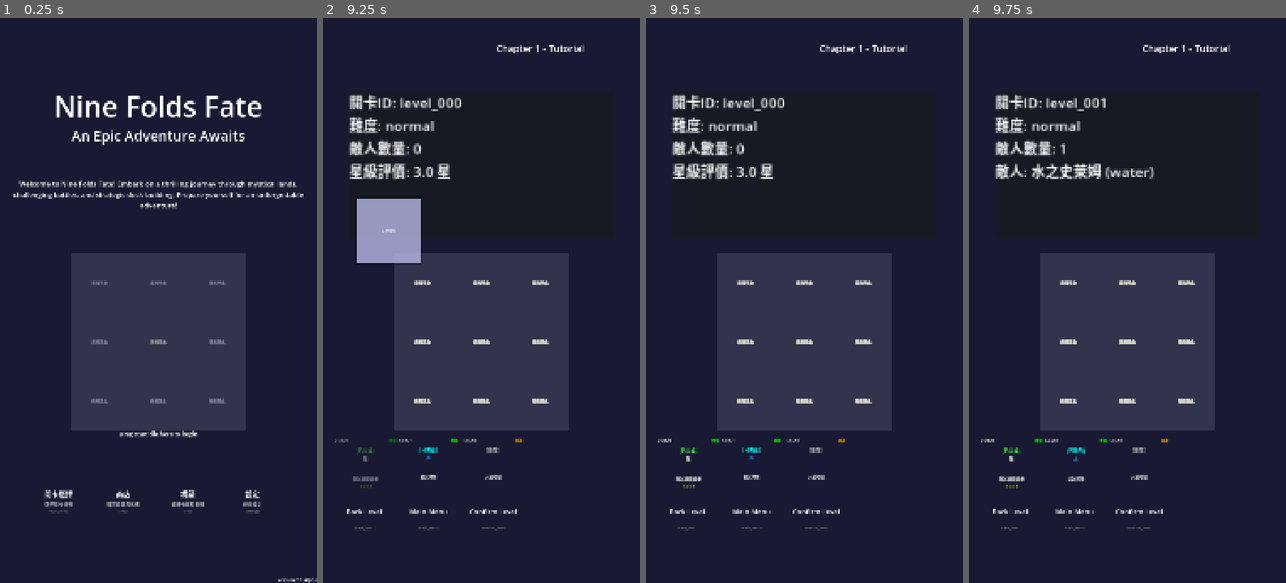
Above: before the commit, frames 1-4 (left to right).
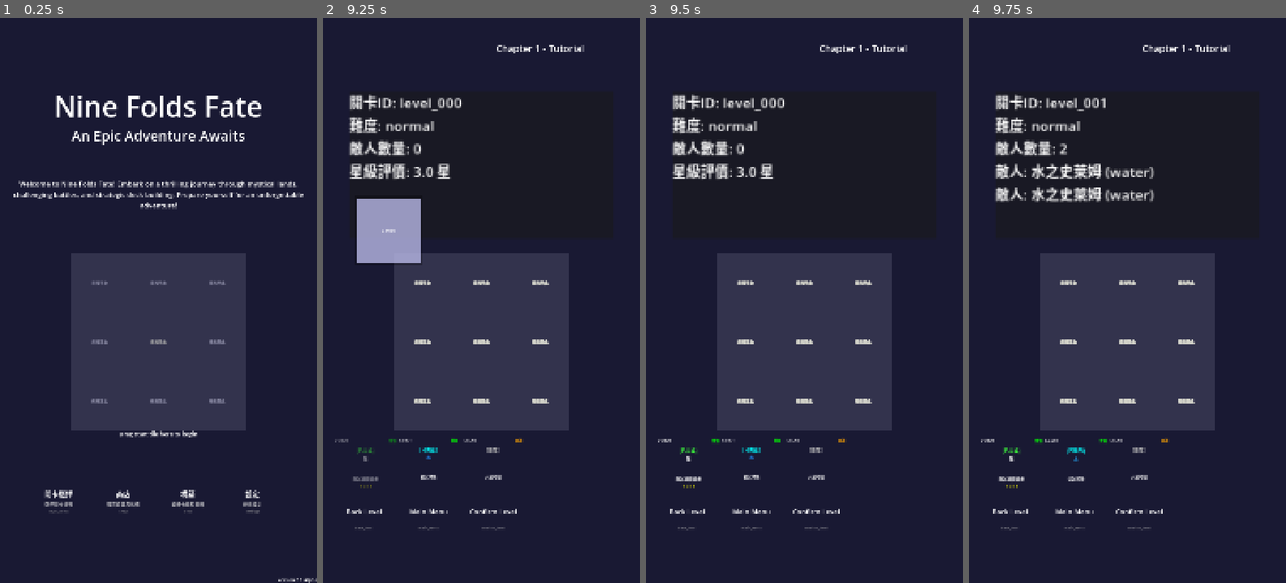
Above: after the commit, the same moments.

Repository: Chenredfish/Ninefold_Fate
Game: Godot game, scene res://main.tscn
Same seed, same stepped clock (60 frames per second), same inputs: the game is played once before the commit and once after it.
Inputs (mouse positions are in pixels of both pictures, inside the frame that each line leads up to):
- Up to frame 1 (0.25 s): no input
- Up to frame 2 (9.25 s): tap Enter (ui_accept) at 0.5, 2, 4.25, 5, 7.25 s; drag from (383, 520) to (513, 176) at 0.52 s; drag from (446, 520) to (465, 413) at 1.27 s; move the mouse to (510, 520) at 2.02 s; tap 2 at 2.1 s; click (510, 520) at 2.17 s; drag from (383, 520) to (386, 215) at 2.77 s; drag from (446, 520) to (497, 300) at 3.52 s; drag from (510, 520) to (433, 159) at 4.27 s; move the mouse to (383, 520) at 5.02 s; tap R at 5.1 s; click (383, 520) at 5.17 s; drag from (446, 520) to (418, 328) at 5.77 s; drag from (510, 520) to (513, 176) at 6.52 s; drag from (383, 520) to (465, 413) at 7.27 s; move the mouse to (446, 520) at 8.02 s; tap 1 at 8.1 s; click (446, 520) at 8.17 s; drag from (364, 464) to (386, 215) at 8.77 s
- Up to frame 3 (9.5 s): no input
- Up to frame 4 (9.75 s): drag from (1073, 464) to (1143, 300) at 9.52 s

Frames 1-3 are identical in both runs. In frame 4, 0.8% of the frame differs, in the area x 8-59%, y 22-33%.

Commit message:
現在會新增敵人，但是數值無法被覆蓋

Diff:
--- a/data/levels.json
+++ b/data/levels.json
@@ -69,6 +69,13 @@
         "hp_override": null,
         "atk_override": null,
         "cd_override": null
+      },
+      {
+        "enemy_id": "E001",
+        "wave": 1,
+        "hp_override": null,
+        "atk_override": null,
+        "cd_override": null
       }
     ],
     "win_condition": "all_enemies_defeated"
--- a/scripts/components/BaseCharacter.gd
+++ b/scripts/components/BaseCharacter.gd
@@ -140,14 +140,20 @@
 
 func _create_health_bar():
 	"""創建血條UI"""
-	if health_bar:
-		return
-
+	if health_bar and is_instance_valid(health_bar):
+		return
+
+	# 額外檢查：是否已經有名為 HealthBar 的子節點
+	var existing_health_bar = get_node_or_null("HealthBar")
+	if existing_health_bar:
+		health_bar = existing_health_bar
+		return
 
 	health_bar = ColorRect.new()
 	health_bar.size = Vector2(60, 6)
 	health_bar.position = Vector2(-30, -60)
 	health_bar.color = _get_health_bar_color()
+	health_bar.name = "HealthBar"
 	add_child(health_bar)
 
 func _get_health_bar_color() -> Color:
--- a/scripts/components/Enemy.gd
+++ b/scripts/components/Enemy.gd
@@ -132,7 +132,7 @@
 	countdown_label.position = Vector2(-10, -80)
 	countdown_label.size = Vector2(20, 20)
 	countdown_label.horizontal_alignment = HORIZONTAL_ALIGNMENT_CENTER
-	countdown_label.add_theme_font_size_override("font_size", 16)
+	countdown_label.add_theme_font_size_override("font_size", 16)  # 保持原大小，讓scene的scale處理放大
 	add_child(countdown_label)
 
 	_update_countdown_ui()
--- a/scripts/components/scenes/Enemy.tscn
+++ b/scripts/components/scenes/Enemy.tscn
@@ -23,6 +23,7 @@
 }
 
 [node name="Enemy" type="Node2D"]
+scale = Vector2(2, 2)
 script = ExtResource("1_x4k8v")
 
 [node name="Visual" type="Node2D" parent="."]
--- a/scripts/scenes/battle.gd
+++ b/scripts/scenes/battle.gd
@@ -164,9 +164,26 @@
 		hand_hbox.add_child(tile)
 
 func _setup_enemies(enemies: Array):
-	#這裡有兩個部分：一個是建立敵人的物件(必須，因為需要存放current_hp等資料)
-	#另一個是顯示在UI上，對於邏輯比較不需要，可以用一個方塊代表就好了
-	pass
+	#最後決定把敵人也做成場景，場景較包含自己的畫面
+	#只顯示第一波的敵人
+	var number_of_enemies:int = 0
+	for enemy_data in enemies:
+		#enemy應該是Dictionary
+		if enemy_data.has("wave"):
+			var wave:float = float(enemy_data.get("wave"))
+			if wave == 1.0:
+				#有可能出現覆蓋式創建敵人，所以要檢查是否只有wave有資料
+				var enemy_id:String = enemy_data.get("enemy_id", "")
+				if enemy_id == "":
+					print("[BattleScene] 警告：敵人資料中缺少id，無法創建敵人")
+					continue
+				var enemy:Enemy = ResourceManager.create_enemy(enemy_id)
+				add_child(enemy)
+				enemy.position = Vector2(540 + number_of_enemies * 220 - ((enemies.size() - 1) * 110), 300)
+				number_of_enemies += 1
+		else:
+			print("[BattleScene] 警告：敵人資料中缺少wave資訊，無法判斷是否創建敵人")
+
 
 func _on_end_turn_pressed():
 	#可以新增一個確認視窗，之後再說
